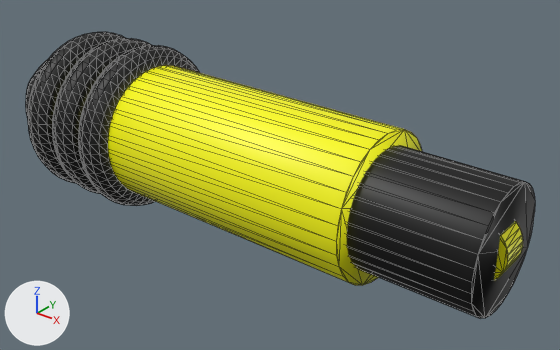
Renders of the glTF model assets/weapon/weapon.glb from each side of a commit.
Camera for both pictures: a camera (50 mm lens) standing at (6.95, -7.34, 4.52) and looking at (0.83, 0.32, -0.23). The lights are fixed; the arrows at lower left show +X, +Y and +Z. Mesh edges are drawn as thin lines. Where no turn or scale is listed for an object, it has been applied to the vertices.

Before the edit, the objects in view are built like this:
```python
me_cylinder = bpy.data.meshes.new('Cylinder')
me_cylinder.from_pydata(...)  # a 32-sided cylinder along x spanning x -2.7..2.7, y -1.0..1.0, z -1.0..1.0
me_cylinder.materials.append(mat_yellow)  # yellow #ffff00
me_cylinder_001 = bpy.data.meshes.new('Cylinder.001')
me_cylinder_001.from_pydata(...)  # a 32-sided cylinder along y spanning x -0.4..0.4, y -0.2..0.2, z -0.4..0.4
me_cylinder_001.materials.append(mat_yellow)  # yellow #ffff00
me_torus_002 = bpy.data.meshes.new('Torus.002')
me_torus_002.from_pydata(...)  # a torus around x (ring radius 1.0, tube radius 0.25) spanning x -0.25..0.25, y -1.25..1.25, z -1.25..1.25
me_torus_002.materials.append(mat_black_002)  # black #000000
ob_cyl2 = bpy.data.objects.new('Cyl2', me_cylinder)
ob_cyl2.location = (0.0, 0.0, 0.0)
ob_ring2 = bpy.data.objects.new('Ring2', me_torus_002)
ob_ring2.location = (-2.1, 0.0, 0.0)
ob_trigger = bpy.data.objects.new('Trigger', me_cylinder_001)
ob_trigger.location = (4.0, 0.0, 0.0)
# also in view: 'Cylinder.001' at (0.4, 0.0, 0.0); 'Ring1' at (-2.7, 0.0, 0.0); 'Ring3' at (-1.5, 0.0, 0.0)
```
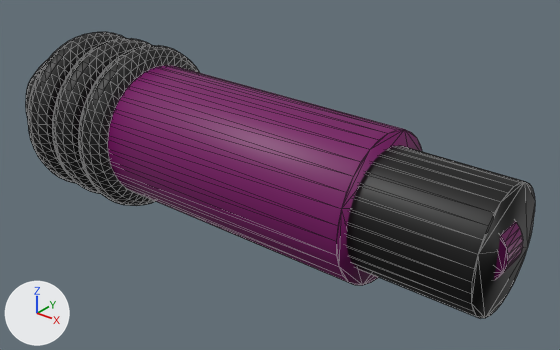
Pixel boxes [x1, y1, x2, y2] of what changed, in the pictures (560 x 350 px):
'Cyl2', recoloured (yellow to purple)
    both: [108, 65, 422, 285]
'Trigger', recoloured (yellow to purple)
    both: [494, 221, 523, 280]

What the commit changed:
Material 'Yellow.001' (mat_yellow_001) is new.
Its base color is (0.186, 0.00141, 0.127) (dark purple #770564).
me_cylinder has 64 vertices, 124 faces and spans x -2.7..2.7, y -1.0..1.0, z -1.0..1.0.
me_cylinder no longer uses material mat_yellow (yellow #ffff00).
me_cylinder now uses material mat_yellow_001 (dark purple #770564).
me_cylinder_001 has 64 vertices, 124 faces and spans x -0.4..0.4, y -0.2..0.2, z -0.4..0.4.
me_cylinder_001 no longer uses material mat_yellow (yellow #ffff00).
me_cylinder_001 now uses material mat_yellow_001 (dark purple #770564).
